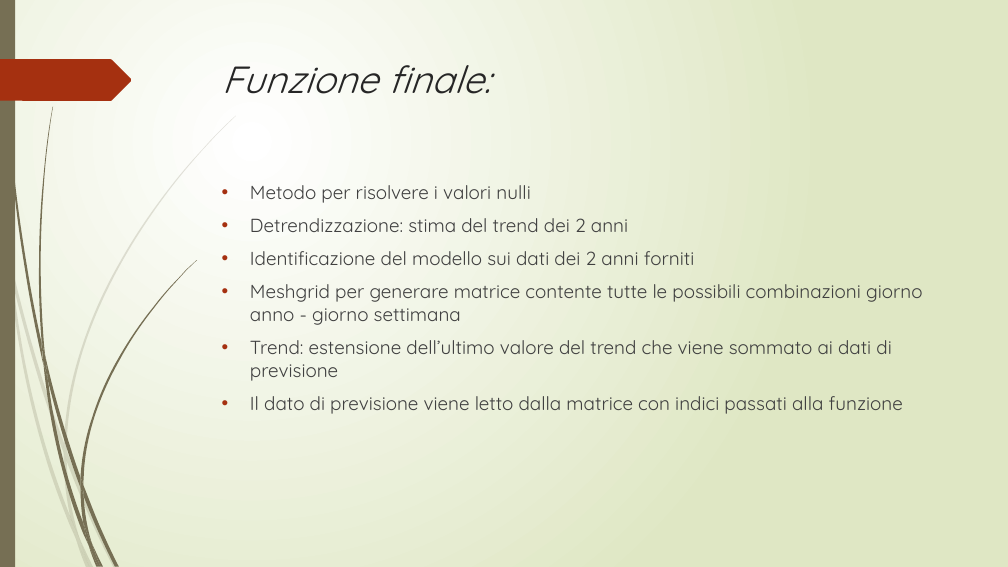
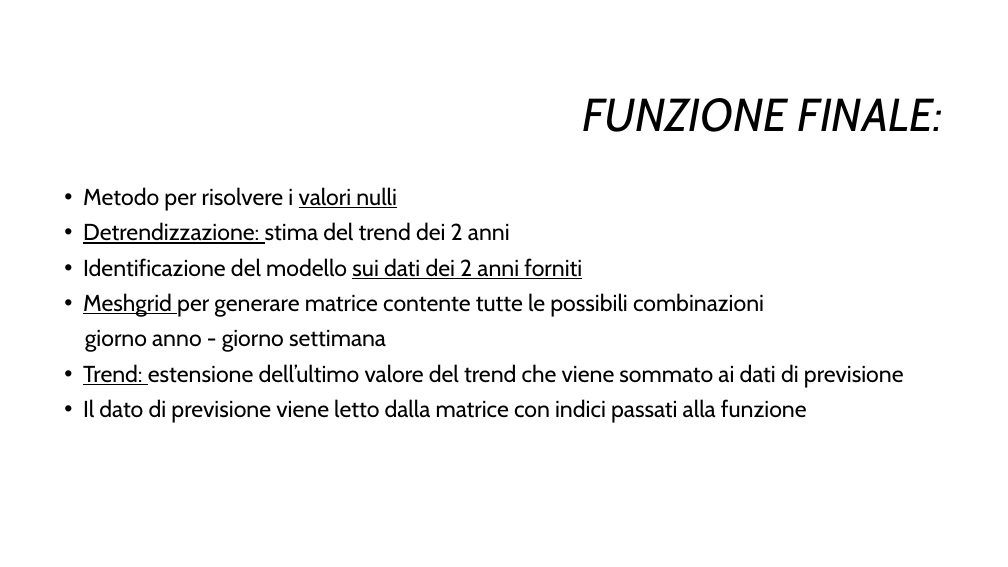
Before and after one commit to r1cky0/Italian-energy-consumption-prediction, a slide deck: slide 19 of presentazione_imad.pptx. Drawn at 1008x567 pixels with LibreOffice and Linux fonts; fonts in the diff are those of the drawing; background and template pictures are left out. Boxes give left, top, right and bottom in pixels: in the first picture for what was removed or moved away, otherwise in the second. Text is boxed around its words. In the diff, an @@ line names an element or a change of style, - is before the commit and + after.

Commit message:
Presentazione

```diff
--- a/presentazione_imad.pptx
+++ b/presentazione_imad.pptx
@@ background gradient #FFFFFF to #DFE8C4 to #FFFFFF @@
@@ rectangle removed at <box>0,0,15,567</box> @@
@@ freeform shape removed at <box>0,59,132,101</box> @@
@@ title "FUNZIONE FINALE:" at <box>582,98,944,132</box>: vertical alignment top to middle @@
@@ title at <box>582,98,944,132</box>: text changed; size 36 to 44 pt; font Quicksand to Cabin; text colour #262626 to #000000 @@
-Funzione finale:
+FUNZIONE FINALE:
@@ text "Metodo per risolvere i valori ...": place and size @@
-text "Metodo per risolvere i valori ..." at <box>250,185,922,414</box>
+text "Metodo per risolvere i valori ..." at <box>83,187,904,423</box>
@@ text at <box>83,187,904,423</box>: size 18 to 22 pt, font Quicksand to Cabin, text colour #404040 to #000000 in "Metodo per risolvere i valori nulli", "Detrendizzazione: stima del trend dei 2 anni", "Identificazione del modello sui dati dei 2 ...", "Trend: estensione dell’ultimo valore del trend che ..." and 1 more places; underline on in "valori nulli", "Detrendizzazione:", "sui dati dei 2 anni forniti", "Trend:"; indent changed; line spacing 1 to 0.9 @@
@@ text at <box>83,293,764,352</box>: text changed; size 18 to 22 pt; font Quicksand to Cabin; text colour #404040 to #000000 @@
-• Meshgrid per generare matrice contente tutte le possibili combinazioni giorno anno - giorno settimana
+• Meshgrid per generare matrice contente tutte le possibili combinazioni
+giorno anno - giorno settimana
@@ group removed at <box>0,116,236,567</box>: 10 freeform shapes @@
@@ group removed at <box>2,0,197,567</box>: 12 freeform shapes @@
```
Also in this commit, not shown: 18 other slides changed.
